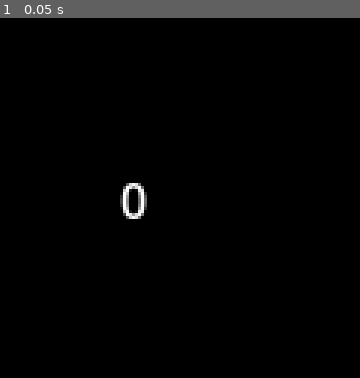
Above: before the commit, frame 1.
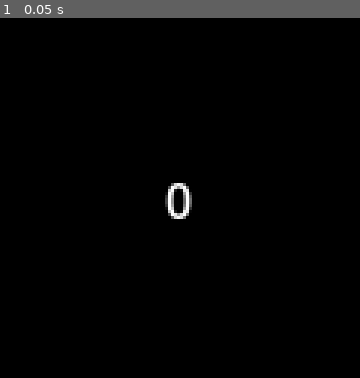
Above: after the commit, the same moment.

Repository: adleu/counter
Game: Godot game, scene res://node_2d.tscn
The game is run twice, just before and just after one commit, with the same random seed, the same clock (stepped at 60 frames per second) and the same inputs.
Inputs:
- Up to frame 1 (0.05 s): no input

The runs differ from the first frame. In frame 1, 0.9% of the frame differs, in the area x 33-54%, y 45-56%.

Commit message:
add some visual feedbacks

Diff:
--- a/godot/app.gd
+++ b/godot/app.gd
@@ -5,6 +5,10 @@
 @export var label 			: Label
 @export var right_click 	: CanvasLayer
 @export var input_handler 	: InputHandler
+
+signal window_focus
+signal decrement
+signal increment
 
 const move_speed 	= 10
 var i				= 0
@@ -49,9 +53,16 @@
 	update_text()
 	Config.set_last_value(i)
 
+	[decrement, increment][int(add)].emit()
+
 func _notification(what):
 	if what == NOTIFICATION_WM_CLOSE_REQUEST:
 		quit()
+	if what == NOTIFICATION_WM_WINDOW_FOCUS_IN:
+		on_window_focus()
+
+func on_window_focus() :
+	window_focus.emit()
 
 func quit():
 	input_handler.quit_input_handler()
--- a/godot/node_2d.tscn
+++ b/godot/node_2d.tscn
@@ -4,7 +4,128 @@
 [ext_resource type="Script" uid="uid://brmk8swljm1vf" path="res://input_handler.gd" id="2_0e48y"]
 [ext_resource type="PackedScene" uid="uid://qsmjm2xwsxsv" path="res://rightClick.tscn" id="3_epypp"]
 
+[sub_resource type="StyleBoxFlat" id="StyleBoxFlat_j4nej"]
+bg_color = Color(0, 0, 0, 0)
+border_width_left = 8
+border_width_top = 8
+border_width_right = 8
+border_width_bottom = 8
+corner_radius_top_left = 64
+corner_radius_top_right = 64
+corner_radius_bottom_right = 64
+corner_radius_bottom_left = 64
+corner_detail = 16
+
 [sub_resource type="StyleBoxEmpty" id="StyleBoxEmpty_wtcfe"]
+
+[sub_resource type="StyleBoxFlat" id="StyleBoxFlat_epypp"]
+draw_center = false
+
+[sub_resource type="Animation" id="Animation_epypp"]
+length = 0.001
+tracks/0/type = "value"
+tracks/0/imported = false
+tracks/0/enabled = true
+tracks/0/path = NodePath("ColorRect:color")
+tracks/0/interp = 1
+tracks/0/loop_wrap = true
+tracks/0/keys = {
+"times": PackedFloat32Array(0),
+"transitions": PackedFloat32Array(1),
+"update": 0,
+"values": [Color(0, 0.41568628, 0.972549, 0.23921569)]
+}
+tracks/1/type = "value"
+tracks/1/imported = false
+tracks/1/enabled = true
+tracks/1/path = NodePath("Label:scale")
+tracks/1/interp = 1
+tracks/1/loop_wrap = true
+tracks/1/keys = {
+"times": PackedFloat32Array(0),
+"transitions": PackedFloat32Array(1),
+"update": 0,
+"values": [Vector2(1, 1)]
+}
+tracks/2/type = "value"
+tracks/2/imported = false
+tracks/2/enabled = true
+tracks/2/path = NodePath("ColorRect:modulate")
+tracks/2/interp = 1
+tracks/2/loop_wrap = true
+tracks/2/keys = {
+"times": PackedFloat32Array(0),
+"transitions": PackedFloat32Array(1),
+"update": 0,
+"values": [Color(1, 1, 1, 0)]
+}
+
+[sub_resource type="Animation" id="Animation_kdubu"]
+resource_name = "decrement"
+length = 0.2
+tracks/0/type = "value"
+tracks/0/imported = false
+tracks/0/enabled = true
+tracks/0/path = NodePath("Label:scale")
+tracks/0/interp = 1
+tracks/0/loop_wrap = true
+tracks/0/keys = {
+"times": PackedFloat32Array(0, 0.033333335, 0.13333334, 0.2),
+"transitions": PackedFloat32Array(1, 1, 1, 1),
+"update": 0,
+"values": [Vector2(1, 1), Vector2(0.992, 0.8), Vector2(1.277, 0.8), Vector2(1, 1)]
+}
+
+[sub_resource type="Animation" id="Animation_q6r6c"]
+resource_name = "increment"
+length = 0.13333334
+tracks/0/type = "value"
+tracks/0/imported = false
+tracks/0/enabled = true
+tracks/0/path = NodePath("Label:scale")
+tracks/0/interp = 1
+tracks/0/loop_wrap = true
+tracks/0/keys = {
+"times": PackedFloat32Array(0, 0.03333334, 0.06666667, 0.13333334),
+"transitions": PackedFloat32Array(1, 1, 1, 1),
+"update": 0,
+"values": [Vector2(1, 1), Vector2(1.3, 1.048), Vector2(1.628, 1.7), Vector2(1, 1)]
+}
+
+[sub_resource type="Animation" id="Animation_0hol4"]
+resource_name = "window_focus_flash"
+tracks/0/type = "value"
+tracks/0/imported = false
+tracks/0/enabled = true
+tracks/0/path = NodePath("ColorRect:color")
+tracks/0/interp = 1
+tracks/0/loop_wrap = true
+tracks/0/keys = {
+"times": PackedFloat32Array(0.13333333, 0.16666669, 0.26666668, 0.36666667, 0.43333334),
+"transitions": PackedFloat32Array(1, 1, 1, 1, 1),
+"update": 0,
+"values": [Color(0, 0.41568628, 0.972549, 0), Color(0, 0, 0, 0.23921569), Color(0, 0.41568628, 0.972549, 0), Color(0, 0, 0, 0.23921569), Color(0, 0.41568628, 0.972549, 0)]
+}
+tracks/1/type = "value"
+tracks/1/imported = false
+tracks/1/enabled = true
+tracks/1/path = NodePath("ColorRect:modulate")
+tracks/1/interp = 1
+tracks/1/loop_wrap = true
+tracks/1/keys = {
+"times": PackedFloat32Array(0.06666667, 0.13065131, 0.16666667, 0.23333333, 0.29379132, 0.4),
+"transitions": PackedFloat32Array(1, 1, 1, 1, 1, 1),
+"update": 0,
+"values": [Color(1, 1, 1, 0), Color(0.003921569, 0.5568628, 0.69411767, 0.7176471), Color(1, 1, 1, 0), Color(1, 1, 1, 0), Color(1, 0, 0, 0.69803923), Color(1, 1, 1, 0)]
+}
+
+[sub_resource type="AnimationLibrary" id="AnimationLibrary_q6r6c"]
+_data = {
+&"RESET": SubResource("Animation_epypp"),
+&"decrement": SubResource("Animation_kdubu"),
+&"increment": SubResource("Animation_q6r6c"),
+&"window_focus_flash": SubResource("Animation_0hol4")
+}
 
 [node name="App" type="Node2D" unique_id=512281123 node_paths=PackedStringArray("label", "right_click", "input_handler")]
 modulate = Color(1, 1, 1, 0)
@@ -21,6 +142,15 @@
 
 [node name="CanvasLayer" type="CanvasLayer" parent="." unique_id=2144510327]
 
+[node name="ColorRect" type="Panel" parent="CanvasLayer" unique_id=385746515]
+modulate = Color(1, 1, 1, 0)
+anchors_preset = 15
+anchor_right = 1.0
+anchor_bottom = 1.0
+grow_horizontal = 2
+grow_vertical = 2
+theme_override_styles/panel = SubResource("StyleBoxFlat_j4nej")
+
 [node name="Panel" type="Panel" parent="CanvasLayer" unique_id=222876223]
 modulate = Color(1, 1, 1, 0)
 anchors_preset = 15
@@ -32,21 +162,37 @@
 theme_override_styles/panel = SubResource("StyleBoxEmpty_wtcfe")
 
 [node name="Label" type="Label" parent="CanvasLayer" unique_id=428142048]
-anchors_preset = 8
+anchors_preset = -1
 anchor_left = 0.5
 anchor_top = 0.5
 anchor_right = 0.5
 anchor_bottom = 0.5
-offset_left = -20.0
+offset_left = -60.0
 offset_top = -11.5
-offset_right = 20.0
+offset_right = 60.0
 offset_bottom = 11.5
 grow_horizontal = 2
 grow_vertical = 2
+pivot_offset_ratio = Vector2(0.5, 0.5)
+size_flags_horizontal = 4
+theme_override_colors/font_outline_color = Color(0, 0, 0, 1)
+theme_override_constants/outline_size = 2
+theme_override_styles/normal = SubResource("StyleBoxFlat_epypp")
 text = "0"
+horizontal_alignment = 1
+metadata/_edit_use_anchors_ = true
+
+[node name="WindowFocusAnim" type="AnimationPlayer" parent="CanvasLayer" unique_id=35973914]
+libraries/ = SubResource("AnimationLibrary_q6r6c")
+
+[node name="LabelAnimation" type="AnimationPlayer" parent="CanvasLayer" unique_id=927277717]
+libraries/ = SubResource("AnimationLibrary_q6r6c")
 
 [node name="RightClick" parent="." unique_id=476428273 node_paths=PackedStringArray("wh") instance=ExtResource("3_epypp")]
 visible = false
 wh = NodePath("..")
 
+[connection signal="decrement" from="." to="CanvasLayer/LabelAnimation" method="play" binds= ["decrement"]]
+[connection signal="increment" from="." to="CanvasLayer/WindowFocusAnim" method="play" binds= ["increment"]]
+[connection signal="window_focus" from="." to="CanvasLayer/WindowFocusAnim" method="play" binds= ["window_focus_flash"]]
 [connection signal="visibility_changed" from="RightClick" to="RightClick" method="_on_visibility_changed"]
